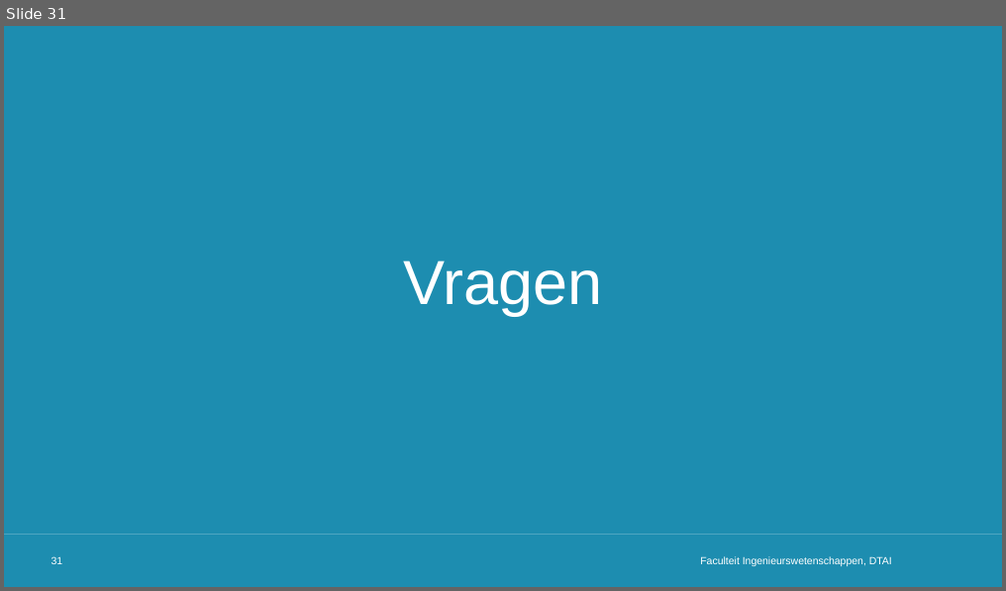
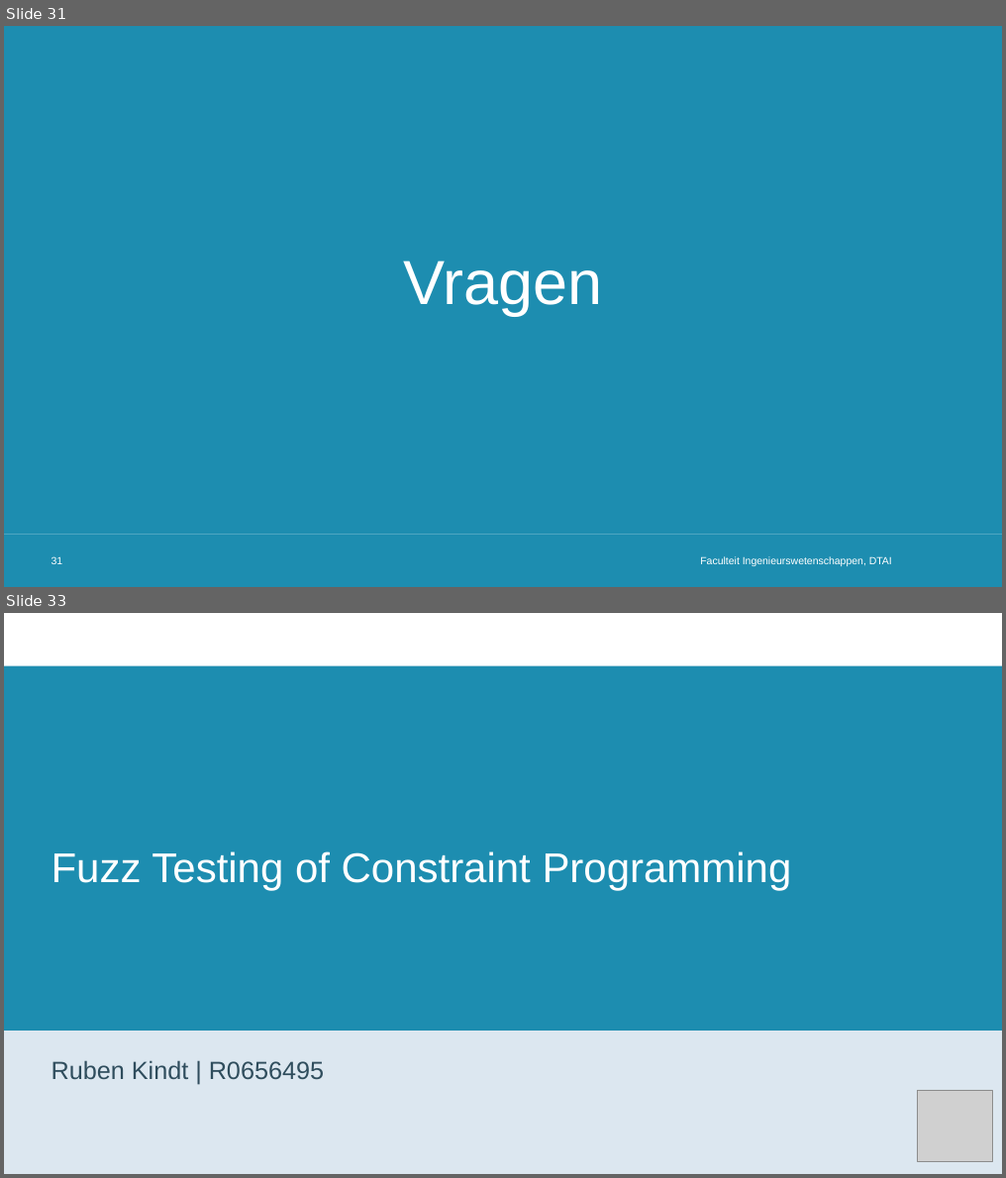
Before and after one commit to rubenkindt/Masterproef-paper-RubenKindt, a slide deck: Milestones/M3 december presentation/M3.pptx. Shown one above the other, each under a label of ours: slide 31 before the commit, slides 31 and 33 after it; the slides between them are not shown. The pictures are 1006x591 and 1006x1178 pixels, drawn with LibreOffice and Linux fonts; fonts in the diff are those of the drawing; grey boxes stand for pictures; background and template pictures are left out. Boxes give left, top, right and bottom in pixels: in the first picture for what was removed or moved away, otherwise in the second. Text is boxed around its words. In the diff, an @@ line names an element or a change of style, - is before the commit and + after.

```diff
--- a/Milestones/M3 december presentation/M3.pptx
+++ b/Milestones/M3 december presentation/M3.pptx
@@ slide 33 added at (4, 613, 1002, 1174), background #FFFFFF; not listed: 1 template element that a slide beside it also shows @@
@@ rectangle added at (4, 613, 1002, 1174), fill #FFFFFF @@
@@ rectangle added at (4, 666, 1002, 1174), fill #DCE7F0 @@
@@ rectangle added at (4, 666, 1002, 1031), fill #1D8DB0 @@
@@ title added at (52, 852, 792, 890), 40 pt, text #FFFFFF @@
+Fuzz Testing of Constraint Programming
@@ subtitle added at (52, 1060, 324, 1080), 24 pt, text #2F4D5D @@
+Ruben Kindt | R0656495
@@ picture added at (918, 1090, 992, 1162) @@
```
Also in this commit, not shown: 10 slides changed, 6 other slides added, 1 other file.
